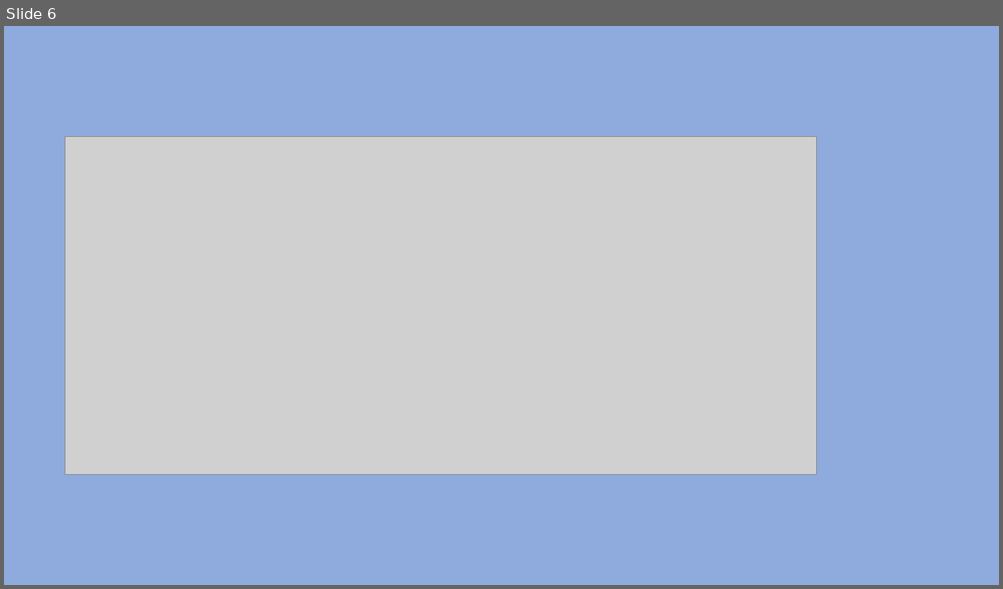
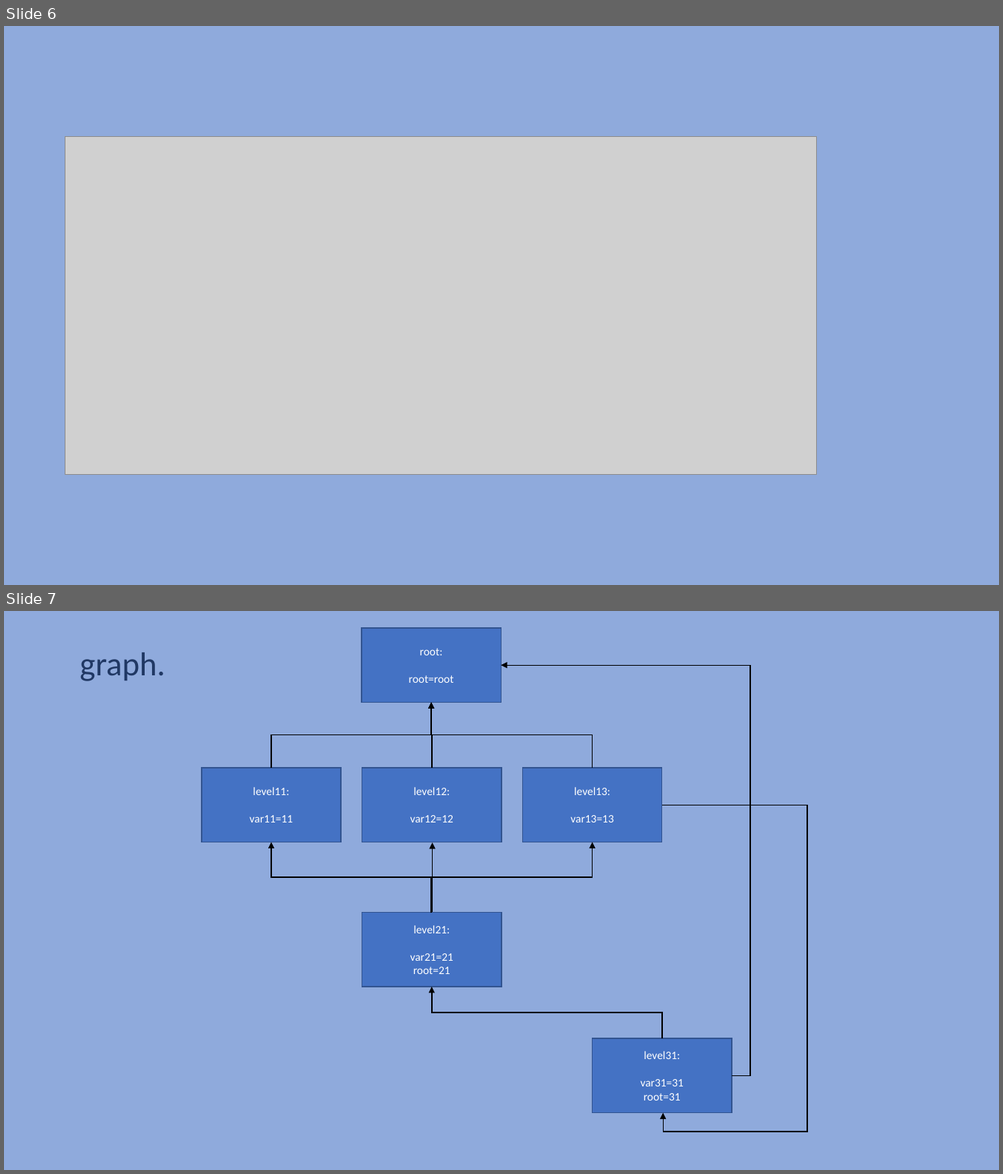
Before and after one commit to sysid/rs-env, a slide deck: doc/rsenv.pptx. Shown one above the other, each under a label of ours: slide 6 before the commit, slides 6 and 7 after it. The pictures are 1003x589 and 1003x1174 pixels, drawn with LibreOffice and Linux fonts; fonts in the diff are those of the drawing; grey boxes stand for pictures. Boxes give left, top, right and bottom in pixels: in the first picture for what was removed or moved away, otherwise in the second. Text is boxed around its words. In the diff, an @@ line names an element or a change of style, - is before the commit and + after.

Commit message:
feat: graph algorithm: bottom->top, right->left

```diff
--- a/doc/rsenv.pptx
+++ b/doc/rsenv.pptx
@@ slide 7 added at [4,611,999,1170], background #8FAADC @@
@@ rectangle added at [361,628,501,703], fill #4472C4, outline #325491 1 pt, 11 pt, text #FFFFFF @@
+root:
+root=root
@@ title added at [79,652,165,681], 32 pt, text #203864 @@
+graph.
@@ elbow arrow added from (731, 1076) to (501, 666), #000000 1 pt @@
@@ elbow arrow added from (271, 768) to (432, 703), #000000 1 pt @@
@@ elbow arrow added from (432, 768) to (432, 703), #000000 1 pt @@
@@ elbow arrow added from (592, 768) to (432, 703), #000000 1 pt @@
@@ rectangle added at [202,768,341,843], fill #4472C4, outline #325491 1 pt, 11 pt, text #FFFFFF @@
+level11:
+var11=11
@@ rectangle added at [362,768,502,843], fill #4472C4, outline #325491 1 pt, 11 pt, text #FFFFFF @@
+level12:
+var12=12
@@ rectangle added at [523,768,662,843], fill #4472C4, outline #325491 1 pt, 11 pt, text #FFFFFF @@
+level13:
+var13=13
@@ elbow arrow added from (662, 805) to (663, 1113), #000000 1 pt @@
@@ elbow arrow added from (432, 912) to (271, 843), #000000 1 pt @@
@@ elbow arrow added from (432, 913) to (432, 843), #000000 1 pt @@
@@ elbow arrow added from (432, 912) to (592, 843), #000000 1 pt @@
@@ rectangle added at [362,912,502,987], fill #4472C4, outline #325491 1 pt, 11 pt, text #FFFFFF @@
+level21:
+var21=21
+root=21
@@ elbow arrow added from (662, 1039) to (432, 987), #000000 1 pt @@
@@ rectangle added at [592,1039,731,1113], fill #4472C4, outline #325491 1 pt, 11 pt, text #FFFFFF @@
+level31:
+var31=31
+root=31
```
Also in this commit, not shown: 8 other files.
